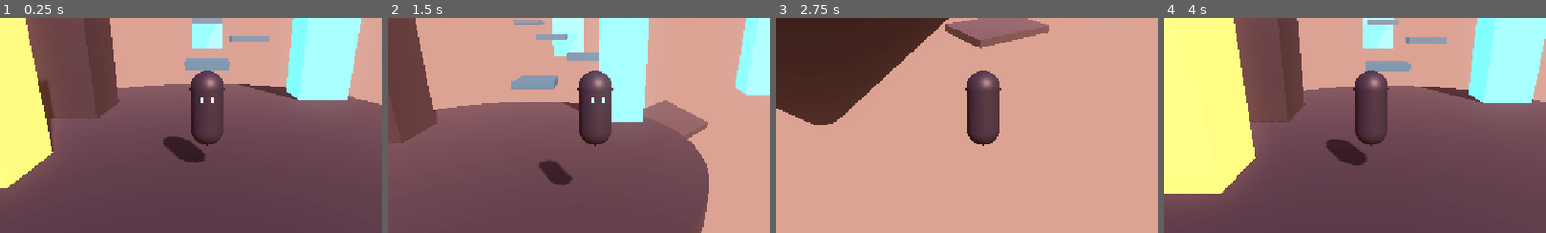
Above: before the commit, frames 1-4 (left to right).
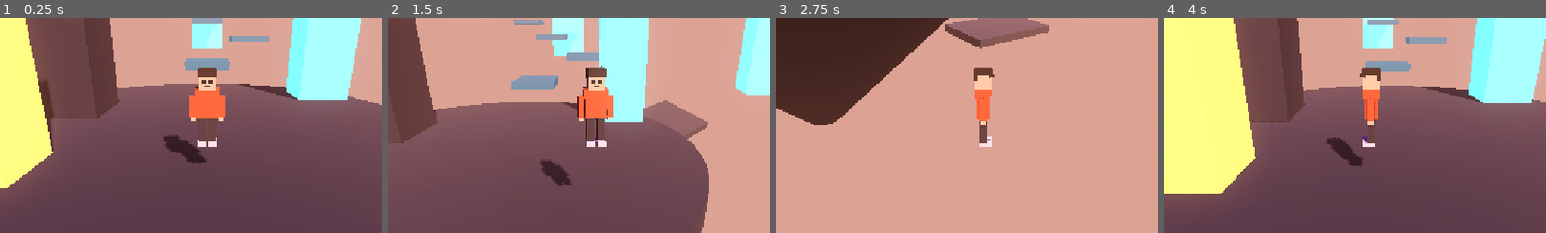
Above: after the commit, the same moments.

Repository: hasanhug/The---Falling---City
Game: Godot game, scene res://main.tscn
The game is run twice, just before and just after one commit, with the same random seed, the same clock (stepped at 60 frames per second) and the same inputs.
Inputs:
- Up to frame 1 (0.25 s): no input
- Up to frame 2 (1.5 s): hold D (move_right) 0.53-1.28 s; tap Space (jump) at 0.77 s; hold S (move_back) from 1.28 s (still down)
- Up to frame 3 (2.75 s): tap Space (jump) at 1.52 s; release S (move_back) at 2.03 s; hold D (move_right) from 2.03 s (still down)
- Up to frame 4 (4 s): release D (move_right) at 2.78 s; hold W (move_forward) 2.78-3.53 s; tap Space (jump) at 3.02, 3.77 s; hold A (move_left) from 3.53 s (still down)
The pictures show only the part of the screen within x 23-73%, y 23-73%; the shares and areas given below are measured in that part.

The runs differ from the first frame. In frame 1, 3.0% of the frame differs, in the area x 42-59%, y 23-68%; in frame 2, 2.9%; in frame 3, 2.8%; in frame 4, 3.0%, in the area x 42-59%, y 23-69%.

Commit message:
Changed character aesthetics

Diff:
--- a/player.gd
+++ b/player.gd
@@ -8,12 +8,22 @@
 const TURN_SPEED := 10.0
 ## If the player falls below this height, respawn at the start.
 const FALL_LIMIT := -25.0
+## How far the arms and legs swing (in radians) while walking.
+const WALK_SWING := 0.7
+## How fast the step rhythm plays.
+const WALK_SPEED := 9.0
 
 @onready var camera: Camera3D = $Camera3D
 @onready var visual: Node3D = $Visual
+@onready var left_arm: Node3D = $Visual/LeftArm
+@onready var right_arm: Node3D = $Visual/RightArm
+@onready var left_leg: Node3D = $Visual/LeftLeg
+@onready var right_leg: Node3D = $Visual/RightLeg
 
 ## Where the player started, used for respawning after a fall.
 var _start_position: Vector3
+## Timer used for the walk cycle animation.
+var _walk_time := 0.0
 
 
 func _ready() -> void:
@@ -46,10 +56,26 @@
 		var target_yaw := atan2(direction.x, direction.z)
 		visual.rotation.y = lerp_angle(visual.rotation.y, target_yaw, TURN_SPEED * delta)
 
-	# 7. Apply the movement (and slide along walls and platforms).
+	# 7. Animate the limbs: swing while walking, relax when idle or airborne.
+	var walking := is_on_floor() and direction != Vector3.ZERO
+	if walking:
+		_walk_time += delta * WALK_SPEED
+		var swing := sin(_walk_time) * WALK_SWING
+		left_arm.rotation.x = swing
+		right_arm.rotation.x = -swing
+		left_leg.rotation.x = -swing
+		right_leg.rotation.x = swing
+	else:
+		_walk_time = 0.0
+		left_arm.rotation.x = lerpf(left_arm.rotation.x, 0.0, TURN_SPEED * delta)
+		right_arm.rotation.x = lerpf(right_arm.rotation.x, 0.0, TURN_SPEED * delta)
+		left_leg.rotation.x = lerpf(left_leg.rotation.x, 0.0, TURN_SPEED * delta)
+		right_leg.rotation.x = lerpf(right_leg.rotation.x, 0.0, TURN_SPEED * delta)
+
+	# 8. Apply the movement (and slide along walls and platforms).
 	move_and_slide()
 
-	# 8. Fell off the city? Respawn at the start position.
+	# 9. Fell off the city? Respawn at the start position.
 	if global_position.y < FALL_LIMIT:
 		global_position = _start_position
 		velocity = Vector3.ZERO
--- a/player.tscn
+++ b/player.tscn
@@ -6,23 +6,65 @@
 radius = 0.4
 height = 1.8
 
-[sub_resource type="CapsuleMesh" id="CapsuleMesh_1"]
-radius = 0.4
-height = 1.8
+[sub_resource type="StandardMaterial3D" id="HoodieMaterial"]
+albedo_color = Color(0.9, 0.32, 0.18, 1)
+roughness = 0.8
 
-[sub_resource type="StandardMaterial3D" id="BodyMaterial"]
-albedo_color = Color(0.13, 0.16, 0.27, 1)
-metallic = 0.3
-roughness = 0.5
+[sub_resource type="StandardMaterial3D" id="PantsMaterial"]
+albedo_color = Color(0.15, 0.16, 0.22, 1)
+roughness = 0.9
 
-[sub_resource type="StandardMaterial3D" id="VisorMaterial"]
-albedo_color = Color(0.2, 0.9, 1, 1)
-emission_enabled = true
-emission = Color(0.25, 0.9, 1, 1)
-emission_energy_multiplier = 2.0
+[sub_resource type="StandardMaterial3D" id="SkinMaterial"]
+albedo_color = Color(0.95, 0.78, 0.62, 1)
+roughness = 0.7
 
-[sub_resource type="BoxMesh" id="VisorMesh"]
-size = Vector3(0.32, 0.12, 0.1)
+[sub_resource type="StandardMaterial3D" id="HairMaterial"]
+albedo_color = Color(0.13, 0.11, 0.1, 1)
+roughness = 0.9
+
+[sub_resource type="StandardMaterial3D" id="SneakerMaterial"]
+albedo_color = Color(0.92, 0.92, 0.95, 1)
+roughness = 0.6
+
+[sub_resource type="StandardMaterial3D" id="FaceMaterial"]
+albedo_color = Color(0.06, 0.06, 0.09, 1)
+roughness = 0.9
+
+[sub_resource type="BoxMesh" id="TorsoMesh"]
+size = Vector3(0.5, 0.6, 0.32)
+
+[sub_resource type="BoxMesh" id="HoodMesh"]
+size = Vector3(0.56, 0.2, 0.36)
+
+[sub_resource type="BoxMesh" id="HeadMesh"]
+size = Vector3(0.36, 0.34, 0.36)
+
+[sub_resource type="BoxMesh" id="HairTopMesh"]
+size = Vector3(0.4, 0.14, 0.4)
+
+[sub_resource type="BoxMesh" id="HairFringeMesh"]
+size = Vector3(0.4, 0.12, 0.12)
+
+[sub_resource type="BoxMesh" id="HairBackMesh"]
+size = Vector3(0.4, 0.2, 0.08)
+
+[sub_resource type="BoxMesh" id="EyeMesh"]
+size = Vector3(0.07, 0.09, 0.02)
+
+[sub_resource type="BoxMesh" id="MouthMesh"]
+size = Vector3(0.12, 0.03, 0.02)
+
+[sub_resource type="BoxMesh" id="ArmMesh"]
+size = Vector3(0.14, 0.5, 0.16)
+
+[sub_resource type="BoxMesh" id="HandMesh"]
+size = Vector3(0.13, 0.1, 0.15)
+
+[sub_resource type="BoxMesh" id="LegMesh"]
+size = Vector3(0.17, 0.6, 0.2)
+
+[sub_resource type="BoxMesh" id="SneakerMesh"]
+size = Vector3(0.2, 0.12, 0.32)
 
 [node name="Player" type="CharacterBody3D"]
 script = ExtResource("1_player_script")
@@ -33,15 +75,103 @@
 
 [node name="Visual" type="Node3D" parent="."]
 
-[node name="BodyMesh" type="MeshInstance3D" parent="Visual"]
-position = Vector3(0, 0.9, 0)
-mesh = SubResource("CapsuleMesh_1")
-surface_material_override/0 = SubResource("BodyMaterial")
+[node name="Torso" type="MeshInstance3D" parent="Visual"]
+position = Vector3(0, 1.02, 0)
+mesh = SubResource("TorsoMesh")
+surface_material_override/0 = SubResource("HoodieMaterial")
 
-[node name="Visor" type="MeshInstance3D" parent="Visual"]
-position = Vector3(0, 1.2, 0.34)
-mesh = SubResource("VisorMesh")
-surface_material_override/0 = SubResource("VisorMaterial")
+[node name="Hood" type="MeshInstance3D" parent="Visual"]
+position = Vector3(0, 1.3, -0.01)
+mesh = SubResource("HoodMesh")
+surface_material_override/0 = SubResource("HoodieMaterial")
+
+[node name="Head" type="MeshInstance3D" parent="Visual"]
+position = Vector3(0, 1.55, 0)
+mesh = SubResource("HeadMesh")
+surface_material_override/0 = SubResource("SkinMaterial")
+
+[node name="HairTop" type="MeshInstance3D" parent="Visual"]
+position = Vector3(0, 1.79, 0)
+mesh = SubResource("HairTopMesh")
+surface_material_override/0 = SubResource("HairMaterial")
+
+[node name="HairFringe" type="MeshInstance3D" parent="Visual"]
+position = Vector3(0, 1.73, 0.17)
+rotation = Vector3(-0.15, 0, 0)
+mesh = SubResource("HairFringeMesh")
+surface_material_override/0 = SubResource("HairMaterial")
+
+[node name="HairBack" type="MeshInstance3D" parent="Visual"]
+position = Vector3(0, 1.7, -0.17)
+mesh = SubResource("HairBackMesh")
+surface_material_override/0 = SubResource("HairMaterial")
+
+[node name="EyeLeft" type="MeshInstance3D" parent="Visual"]
+position = Vector3(0.08, 1.58, 0.185)
+mesh = SubResource("EyeMesh")
+surface_material_override/0 = SubResource("FaceMaterial")
+
+[node name="EyeRight" type="MeshInstance3D" parent="Visual"]
+position = Vector3(-0.08, 1.58, 0.185)
+mesh = SubResource("EyeMesh")
+surface_material_override/0 = SubResource("FaceMaterial")
+
+[node name="Mouth" type="MeshInstance3D" parent="Visual"]
+position = Vector3(0, 1.47, 0.185)
+mesh = SubResource("MouthMesh")
+surface_material_override/0 = SubResource("FaceMaterial")
+
+[node name="LeftArm" type="Node3D" parent="Visual"]
+position = Vector3(0.34, 1.24, 0)
+
+[node name="ArmMesh" type="MeshInstance3D" parent="Visual/LeftArm"]
+position = Vector3(0, -0.27, 0)
+mesh = SubResource("ArmMesh")
+surface_material_override/0 = SubResource("HoodieMaterial")
+
+[node name="Hand" type="MeshInstance3D" parent="Visual/LeftArm"]
+position = Vector3(0, -0.56, 0)
+mesh = SubResource("HandMesh")
+surface_material_override/0 = SubResource("SkinMaterial")
+
+[node name="RightArm" type="Node3D" parent="Visual"]
+position = Vector3(-0.34, 1.24, 0)
+
+[node name="ArmMesh" type="MeshInstance3D" parent="Visual/RightArm"]
+position = Vector3(0, -0.27, 0)
+mesh = SubResource("ArmMesh")
+surface_material_override/0 = SubResource("HoodieMaterial")
+
+[node name="Hand" type="MeshInstance3D" parent="Visual/RightArm"]
+position = Vector3(0, -0.56, 0)
+mesh = SubResource("HandMesh")
+surface_material_override/0 = SubResource("SkinMaterial")
+
+[node name="LeftLeg" type="Node3D" parent="Visual"]
+position = Vector3(0.13, 0.72, 0)
+
+[node name="LegMesh" type="MeshInstance3D" parent="Visual/LeftLeg"]
+position = Vector3(0, -0.32, 0)
+mesh = SubResource("LegMesh")
+surface_material_override/0 = SubResource("PantsMaterial")
+
+[node name="Sneaker" type="MeshInstance3D" parent="Visual/LeftLeg"]
+position = Vector3(0, -0.66, 0.05)
+mesh = SubResource("SneakerMesh")
+surface_material_override/0 = SubResource("SneakerMaterial")
+
+[node name="RightLeg" type="Node3D" parent="Visual"]
+position = Vector3(-0.13, 0.72, 0)
+
+[node name="LegMesh" type="MeshInstance3D" parent="Visual/RightLeg"]
+position = Vector3(0, -0.32, 0)
+mesh = SubResource("LegMesh")
+surface_material_override/0 = SubResource("PantsMaterial")
+
+[node name="Sneaker" type="MeshInstance3D" parent="Visual/RightLeg"]
+position = Vector3(0, -0.66, 0.05)
+mesh = SubResource("SneakerMesh")
+surface_material_override/0 = SubResource("SneakerMaterial")
 
 [node name="Camera3D" type="Camera3D" parent="."]
 position = Vector3(0, 2.6, 6.5)
Not shown: 1 places in player.tscn that only renumber resources
